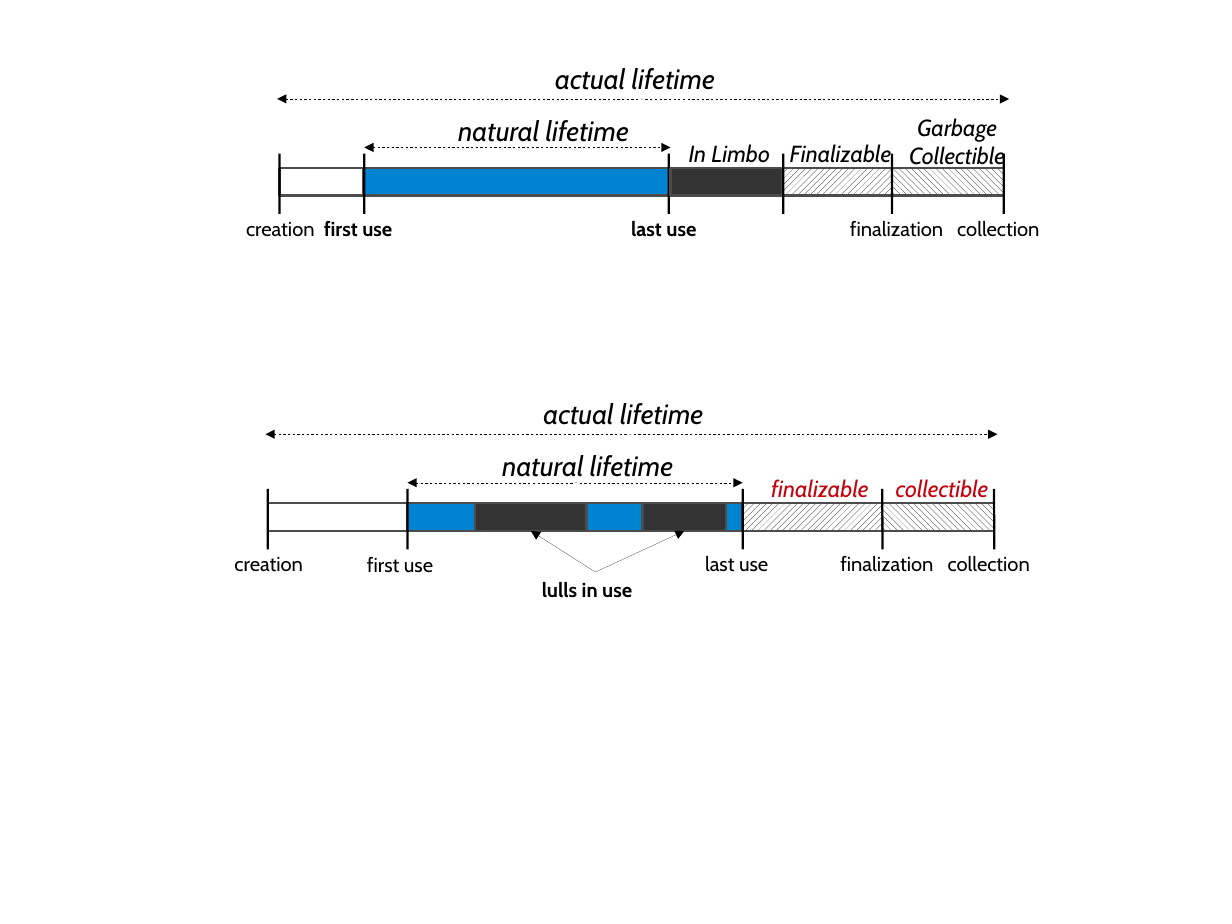
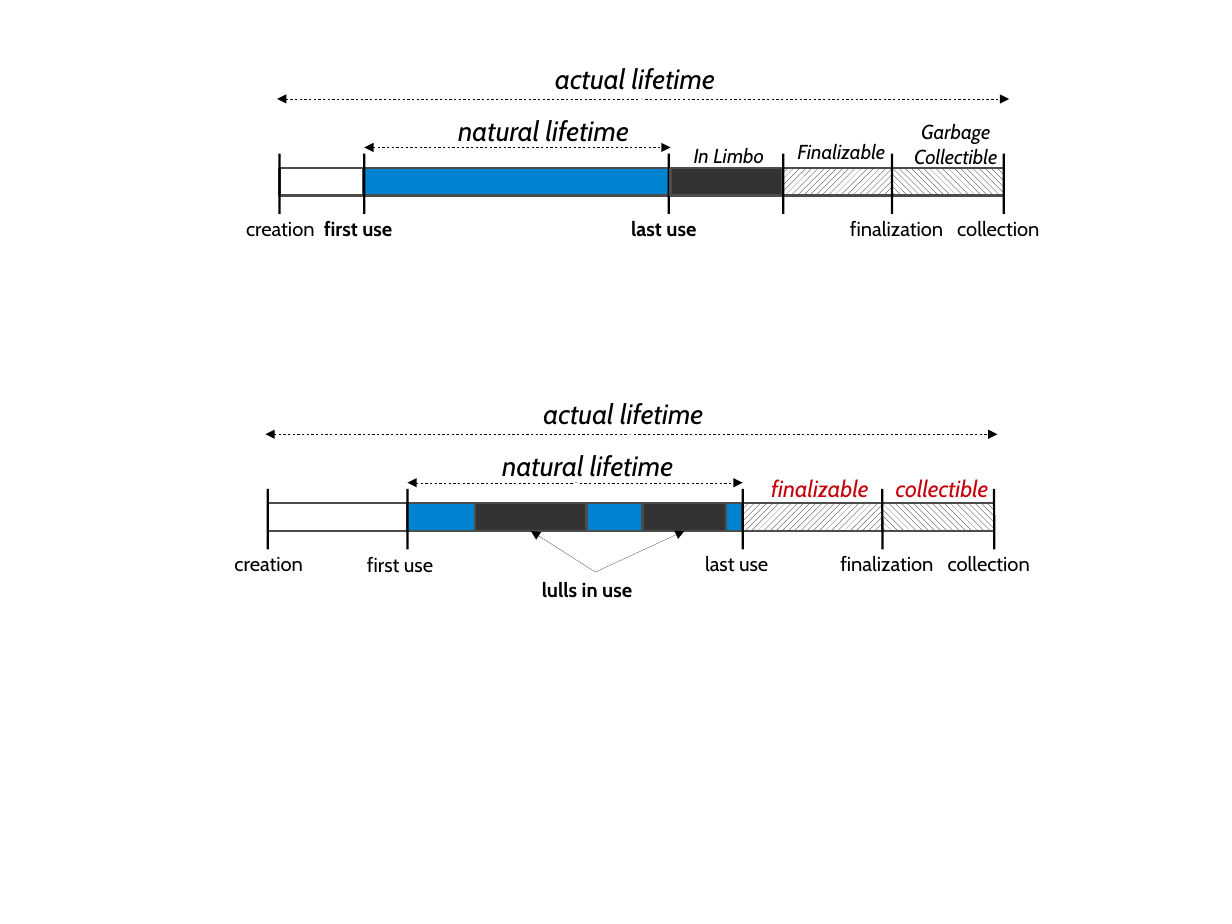
Before and after one commit to TheRuncibleTuner/bloatbook, a slide deck: slide 1 of Figures/lifetime/object-lifecycle.odp. Drawn at 1232x924 pixels with LibreOffice and Linux fonts; fonts in the diff are those of the drawing. Boxes give left, top, right and bottom in pixels: in the first picture for what was removed or moved away, otherwise in the second. Text is boxed around its words. In the diff, an @@ line names an element or a change of style, - is before the commit and + after.

```diff
--- a/Figures/lifetime/object-lifecycle.odp
+++ b/Figures/lifetime/object-lifecycle.odp
@@ size 15 to 13 pt in 3 elements at [694,148,764,169], [914,124,997,170], [797,144,885,160] @@
@@ text "Finalizable": place and size @@
-text "Finalizable" at [790,144,891,168]
+text "Finalizable" at [797,144,885,160]
```
Also in this commit, not shown: 7 other files.
